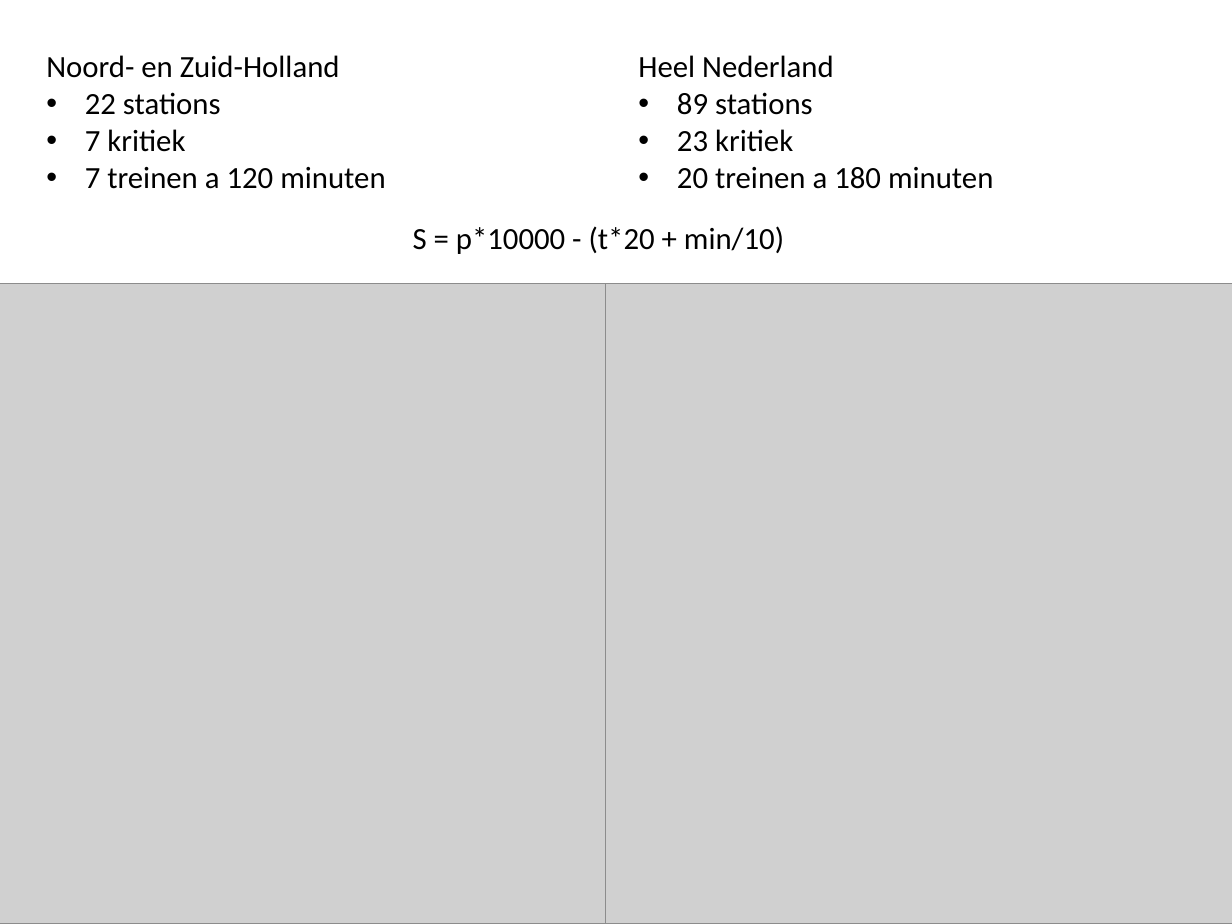
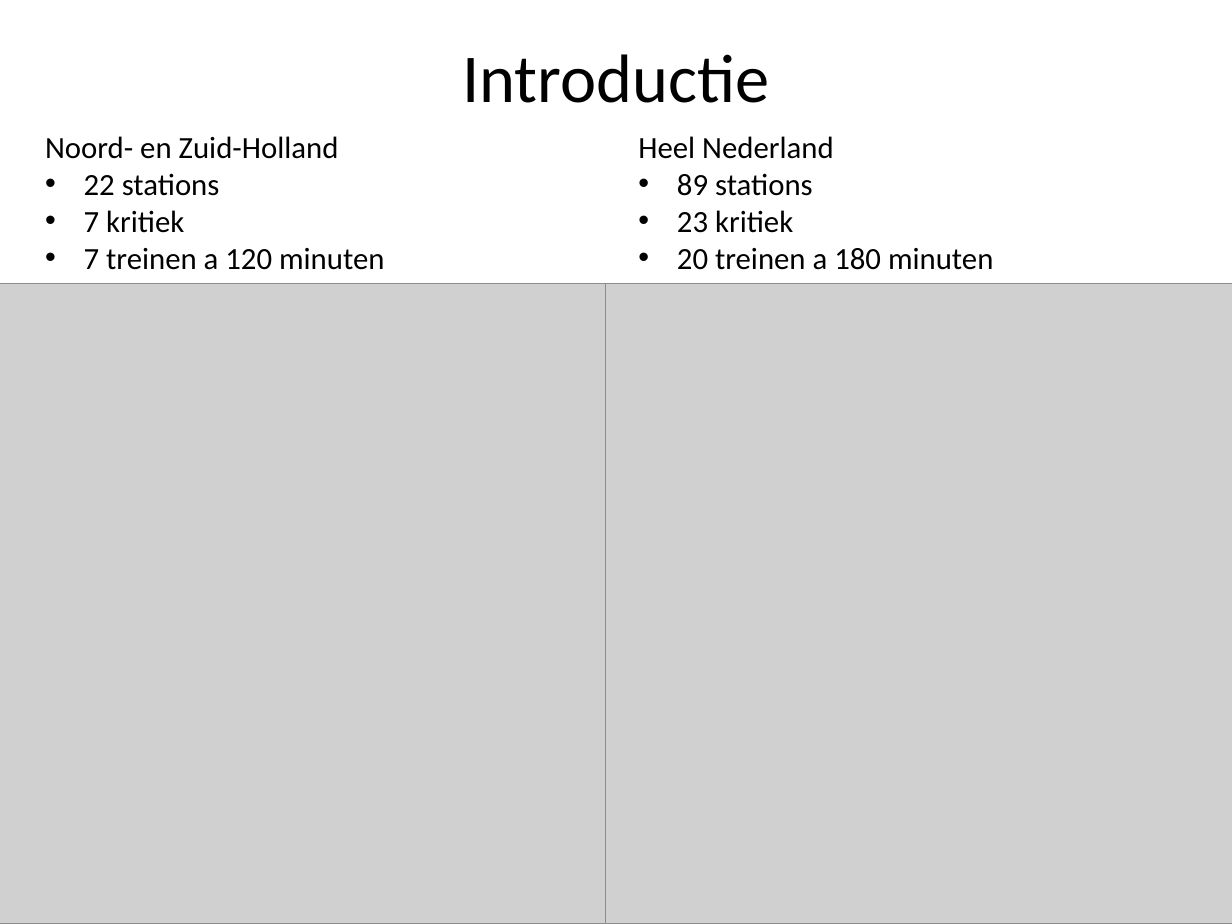
Before and after one commit to joosthintzen40/railNL, a slide deck: slide 2 of Presentaties/Eindpresentatie.pptx. Drawn at 1232x924 pixels with LibreOffice and Linux fonts; fonts in the diff are those of the drawing; grey boxes stand for pictures; background and template pictures are left out. Boxes give left, top, right and bottom in pixels: in the first picture for what was removed or moved away, otherwise in the second. Text is boxed around its words. In the diff, an @@ line names an element or a change of style, - is before the commit and + after.

```diff
--- a/Presentaties/Eindpresentatie.pptx
+++ b/Presentaties/Eindpresentatie.pptx
@@ title added at (462,54,769,103), 40 pt, text #000000 @@
+Introductie
@@ text "Noord- en Zuid-Holland": place and size @@
-text "Noord- en Zuid-Holland" at (46,55,385,189)
+text "Noord- en Zuid-Holland" at (45,136,384,270)
@@ text "Heel Nederland": place and size @@
-text "Heel Nederland" at (638,55,993,189)
+text "Heel Nederland" at (638,136,993,270)
@@ text removed at (413,226,784,254) @@
-  S = p*10000 - (t*20 + min/10)
```
Also in this commit, not shown: 1 other slide changed, 1 slide added, 3 slides removed, 3 other files.
